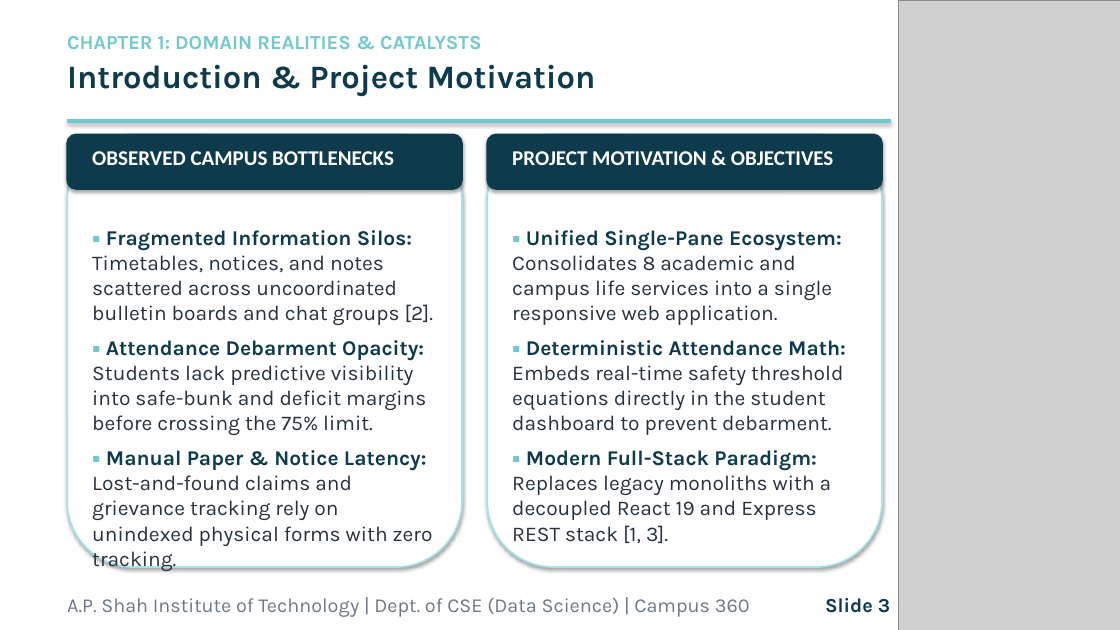
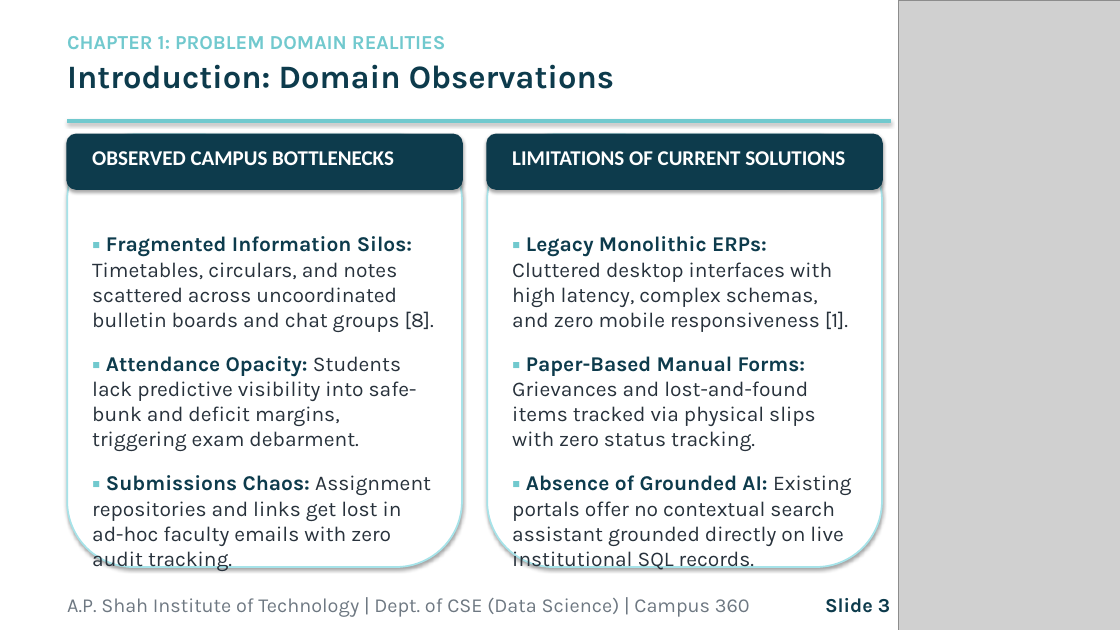
Before and after one commit to Jain07Himanshu/Campus-360, a slide deck: slide 3 of docs/Campus_360_Presentation.pptx. Drawn at 1120x630 pixels with LibreOffice and Linux fonts; fonts in the diff are those of the drawing; grey boxes stand for pictures. Boxes give left, top, right and bottom in pixels: in the first picture for what was removed or moved away, otherwise in the second. Text is boxed around its words. In the diff, an @@ line names an element or a change of style, - is before the commit and + after.

Commit message:
fix(docs): perfect formatting of mini project report, remove wide letter spacing, update academic year to 2026-27, embed high-res diagrams

```diff
--- a/docs/Campus_360_Presentation.pptx
+++ b/docs/Campus_360_Presentation.pptx
@@ text at (x1=67, y1=36, x2=614, y2=89): text changed @@
-CHAPTER 1: DOMAIN REALITIES & CATALYSTS
-Introduction & Project Motivation
+CHAPTER 1: PROBLEM DOMAIN REALITIES
+Introduction: Domain Observations
@@ text at (x1=512, y1=151, x2=845, y2=165): text changed @@
-PROJECT MOTIVATION & OBJECTIVES
+LIMITATIONS OF CURRENT SOLUTIONS
@@ text at (x1=92, y1=236, x2=434, y2=546): text changed @@
-▪ Fragmented Information Silos: Timetables, notices, and notes scattered across uncoordinated bulletin boards and chat groups [2].
-▪ Attendance Debarment Opacity: Students lack predictive visibility into safe-bunk and deficit margins before crossing the 75% limit.
-▪ Manual Paper & Notice Latency: Lost-and-found claims and grievance tracking rely on unindexed physical forms with zero tracking.
+▪ Fragmented Information Silos: Timetables, circulars, and notes scattered across uncoordinated bulletin boards and chat groups [8].
+▪ Attendance Opacity: Students lack predictive visibility into safe-bunk and deficit margins, triggering exam debarment.
+▪ Submissions Chaos: Assignment repositories and links get lost in ad-hoc faculty emails with zero audit tracking.
@@ text at (x1=512, y1=236, x2=851, y2=546): text changed @@
-▪ Unified Single-Pane Ecosystem: Consolidates 8 academic and campus life services into a single responsive web application.
-▪ Deterministic Attendance Math: Embeds real-time safety threshold equations directly in the student dashboard to prevent debarment.
-▪ Modern Full-Stack Paradigm: Replaces legacy monoliths with a decoupled React 19 and Express REST stack [1, 3].
+▪ Legacy Monolithic ERPs: Cluttered desktop interfaces with high latency, complex schemas, and zero mobile responsiveness [1].
+▪ Paper-Based Manual Forms: Grievances and lost-and-found items tracked via physical slips with zero status tracking.
+▪ Absence of Grounded AI: Existing portals offer no contextual search assistant grounded directly on live institutional SQL records.
```
Also in this commit, not shown: 11 other slides changed, 9 slides added, 3 slides removed, 4 other files.
